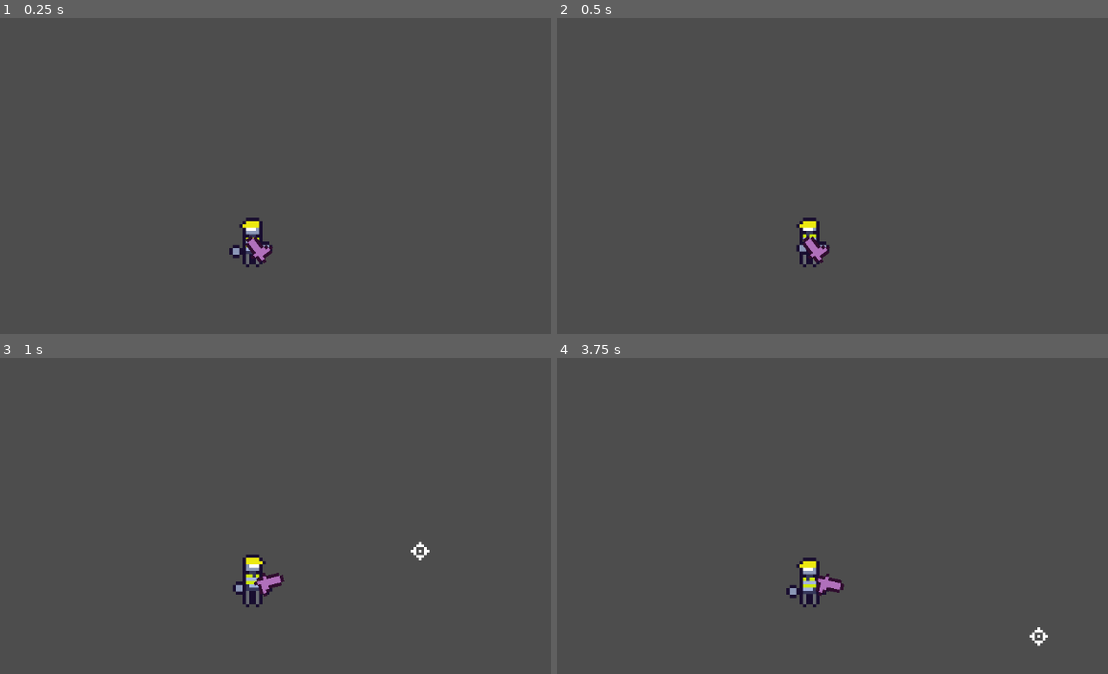
Above: before the commit, frames 1-4 (two rows, left to right).
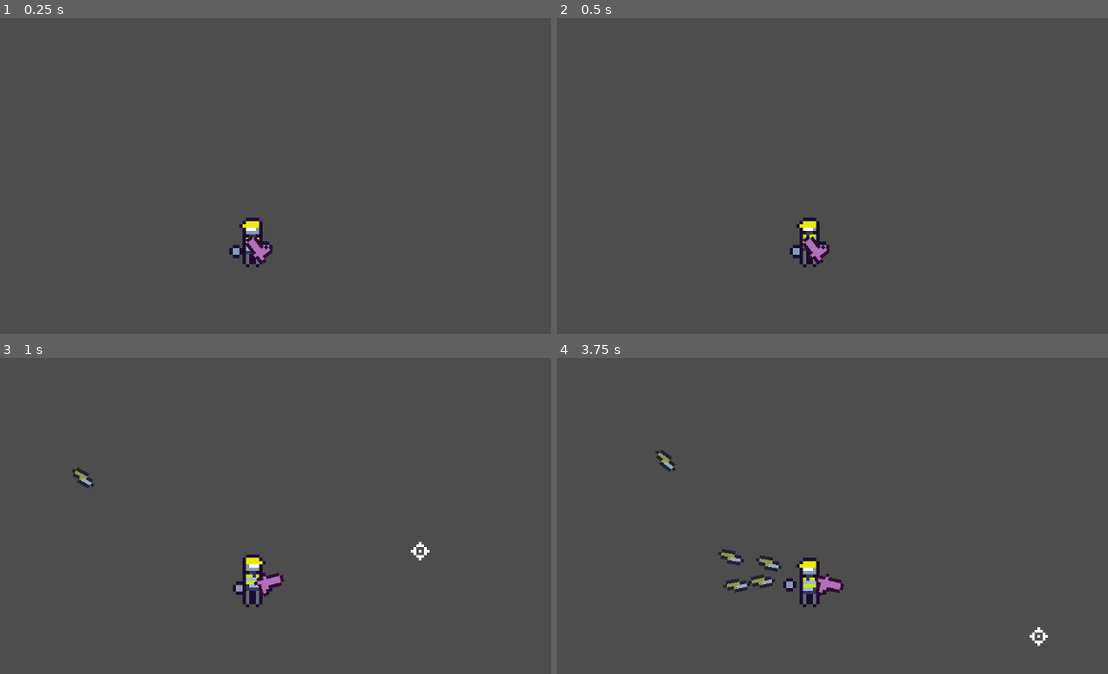
Above: after the commit, the same moments.

Repository: DryGuyx2/magnet_knives
Game: Godot game, scene res://main.tscn
Two runs of this game, one before a commit and one after it. Both use one fixed random seed, a clock stepped at 60 frames per second and the inputs below.
Inputs (mouse positions are in pixels of both pictures, inside the frame that each line leads up to):
- Up to frame 1 (0.25 s): no input
- Up to frame 2 (0.5 s): no input
- Up to frame 3 (1 s): move the mouse to (418, 550) at 0.52 s; hold D (move_right) from 0.53 s (still down); tap C (test_1) at 0.6 s
- Up to frame 4 (3.75 s): move the mouse to (656, 595) at 1.27 s; release D (move_right) at 1.28 s; hold S (move_down) 1.28-2.03 s; right-click (656, 595) at 1.35 s; tap C (test_1) at 1.55, 2.3, 2.85, 3.6 s; move the mouse to (887, 478) at 2.02 s; hold D (move_right) 2.03-2.78 s; click (887, 478) at 2.1 s; move the mouse to (771, 658) at 2.77 s; hold W (move_up) 2.78-3.53 s; move the mouse to (1036, 636) at 3.52 s; hold A (move_left) from 3.53 s (still down)

Frame 1 is identical in both runs. In frame 2, less than 0.1% of the frame differs, in the area x 42-46%, y 70-77%; in frame 3, 0.1%; in frame 4, 0.8%, in the area x 17-45%, y 29-77%.

Commit message:
Set up collisions

Diff:
--- /dev/null
+++ b/globals.gd
@@ -0,0 +1,7 @@
+extends Node
+
+var collision_layers = {
+	"physics": 1,
+	"player_detection": 2,
+	"knife_detection": 3,
+}
--- a/knife/knife.gd
+++ b/knife/knife.gd
@@ -4,7 +4,14 @@
 @export var move_speed: int = 40
 var player: Player
 
-func _physics_process(delta) -> void:
+func _ready() -> void:
+	set_collision_layer_value(Global.collision_layers["physics"], true)
+	set_collision_mask_value(Global.collision_layers["physics"], true)
+
+	set_collision_layer_value(Global.collision_layers["knife_detection"], true)
+	set_collision_mask_value(Global.collision_layers["player_detection"], true)
+
+func _physics_process(delta: float) -> void:
 	look_at(player.global_position)
 	velocity = (player.global_position - global_position) * move_speed * delta
 	move_and_slide()
--- a/knife/knife.tscn
+++ b/knife/knife.tscn
@@ -9,6 +9,8 @@
 
 [node name="Knife" type="CharacterBody2D"]
 scale = Vector2(5, 5)
+collision_layer = 0
+collision_mask = 0
 script = ExtResource("1_nty32")
 
 [node name="CollisionShape2D" type="CollisionShape2D" parent="."]
--- a/knife/knife_spawner.gd
+++ b/knife/knife_spawner.gd
@@ -6,9 +6,9 @@
 
 var KNIFE_SCENE = preload("res://knife/knife.tscn")
 
-#func _process(delta: float) -> void:
-#	if Input.is_action_just_pressed("test_1"):
-#		var knife = KNIFE_SCENE.instantiate()
-#		knife.player = player
-#		knife.global_position = global_position
-#		main_scene.add_child(knife)
+func _process(delta: float) -> void:
+	if Input.is_action_just_pressed("test_1"):
+		var knife = KNIFE_SCENE.instantiate()
+		knife.player = player
+		knife.global_position = global_position
+		main_scene.add_child(knife)
--- a/player/bullet/bullet.gd
+++ b/player/bullet/bullet.gd
@@ -9,10 +9,18 @@
 func _enter_tree() -> void:
 	look_at(target)
 
+func _ready() -> void:
+	set_collision_layer_value(Global.collision_layers["physics"], true)
+	set_collision_mask_value(Global.collision_layers["physics"], true)
+
+	set_collision_mask_value(Global.collision_layers["knife_detection"], true)
+
 func _process(delta: float) -> void:
 	global_position += direction * speed * delta
 
-func _on_area_entered(area: Area2D) -> void:
-	if area.has_method("damage"):
-		area.damage(damage)
+
+func _on_body_entered(body: CharacterBody2D):
+	if body.has_method("damage"):
+		body.damage(damage)
+	print("HIT")
 	queue_free()
--- a/player/bullet/bullet.tscn
+++ b/player/bullet/bullet.tscn
@@ -17,4 +17,4 @@
 [node name="CollisionShape2D" type="CollisionShape2D" parent="."]
 shape = SubResource("RectangleShape2D_u2ogg")
 
-[connection signal="area_entered" from="." to="." method="_on_area_entered"]
+[connection signal="body_entered" from="." to="." method="_on_body_entered"]
--- a/player/player.tscn
+++ b/player/player.tscn
@@ -277,6 +277,8 @@
 
 [node name="Player" type="CharacterBody2D"]
 scale = Vector2(5, 5)
+collision_layer = 0
+collision_mask = 0
 script = ExtResource("1_vagyu")
 
 [node name="AnimatedSprite2D" type="AnimatedSprite2D" parent="."]
@@ -295,7 +297,7 @@
 position = Vector2(1, -0.2)
 scale = Vector2(1, 1)
 sprite_frames = SubResource("SpriteFrames_7jdic")
-frame_progress = 0.552657
+frame_progress = 0.198499
 
 [node name="Gunpivot" type="Node2D" parent="HandPivot/Hands"]
 position = Vector2(-5, 5.4)
--- a/project.godot
+++ b/project.godot
@@ -14,6 +14,10 @@
 run/main_scene="res://main.tscn"
 config/features=PackedStringArray("4.2", "GL Compatibility")
 config/icon="res://icon.svg"
+
+[autoload]
+
+Global="*res://globals.gd"
 
 [input]
 
